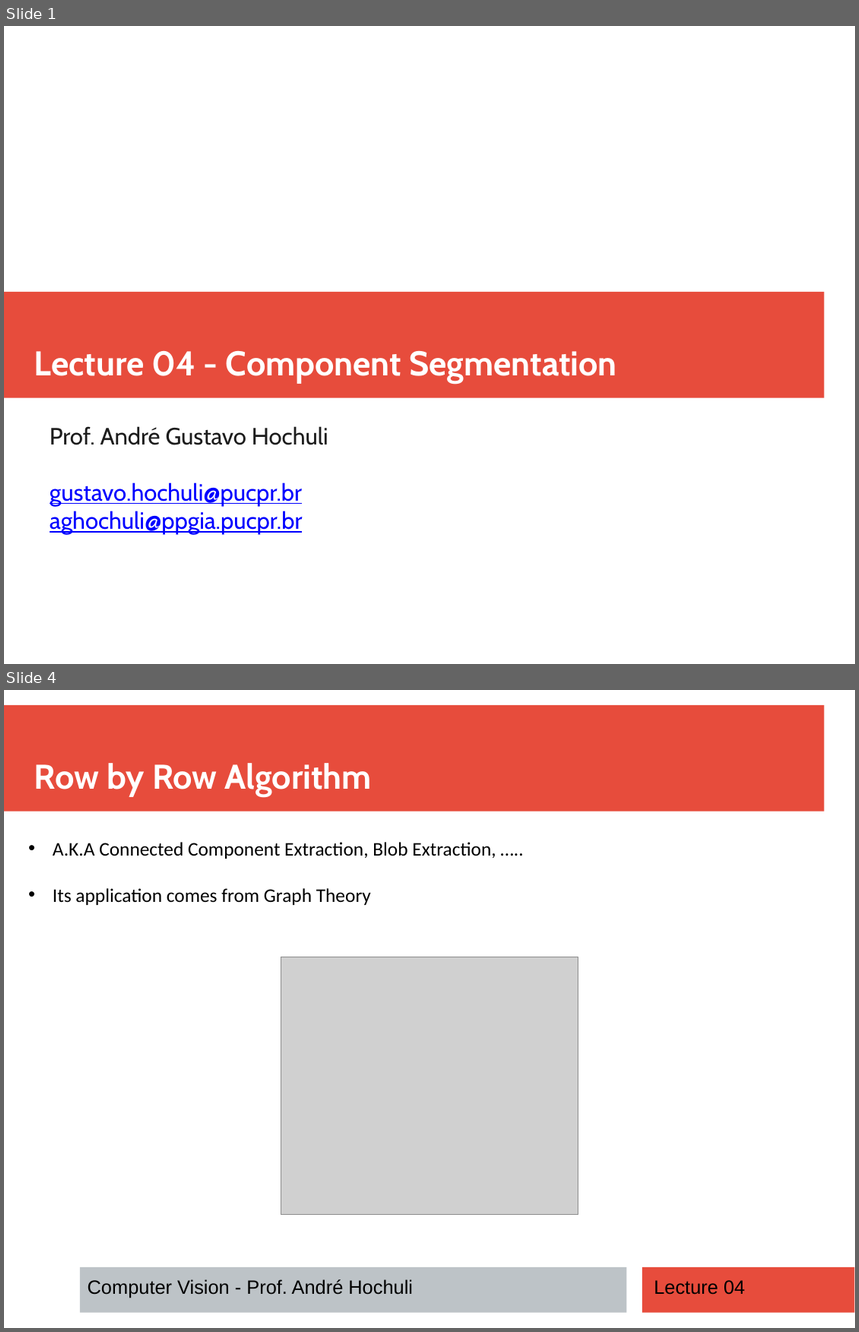
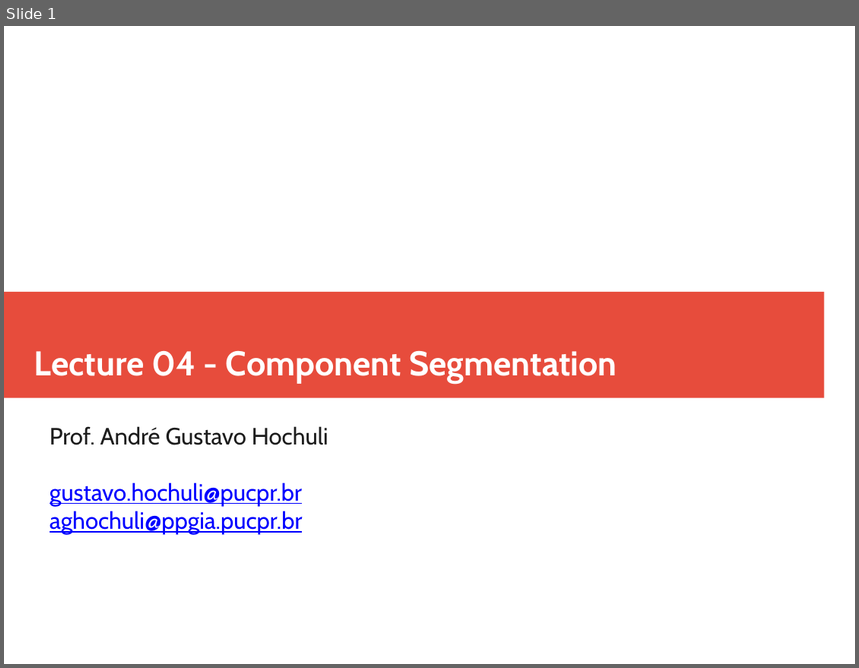
Before and after one commit to andrehochuli/teaching, a slide deck: ComputerVision/Lecture 04 - Finding Components/Lecture 04 - Component Segmentation.pptx. Shown one above the other, each under a label of ours: slides 1 and 4 before the commit, slide 1 after it; the slides between them are not shown. The pictures are 859x1332 and 859x668 pixels, drawn with LibreOffice and Linux fonts; fonts in the diff are those of the drawing; grey boxes stand for pictures. Boxes give left, top, right and bottom in pixels: in the first picture for what was removed or moved away, otherwise in the second. Text is boxed around its words. In the diff, an @@ line names an element or a change of style, - is before the commit and + after.

```diff
--- a/ComputerVision/Lecture 04 - Finding Components/Lecture 04 - Component Segmentation.pptx
+++ b/ComputerVision/Lecture 04 - Finding Components/Lecture 04 - Component Segmentation.pptx
@@ slide 4 removed at (x1=4, y1=690, x2=855, y2=1328), background #FFFFFF @@
@@ rectangle removed at (x1=4, y1=705, x2=825, y2=812) @@
@@ text removed at (x1=34, y1=763, x2=372, y2=797) @@
-Row by Row Algorithm
@@ text removed at (x1=53, y1=842, x2=496, y2=905) @@
-• A.K.A Connected Component Extraction, Blob Extraction, …..
-• Its application comes from Graph Theory
@@ picture removed at (x1=281, y1=958, x2=579, y2=1215) @@
@@ rectangle removed at (x1=80, y1=1268, x2=626, y2=1313) @@
@@ text removed at (x1=88, y1=1280, x2=413, y2=1299) @@
-Computer Vision - Prof. André Hochuli
@@ rectangle removed at (x1=643, y1=1268, x2=855, y2=1313) @@
@@ text removed at (x1=654, y1=1281, x2=745, y2=1295) @@
-Lecture 04
```
Also in this commit, not shown: 2 slides changed, 15 slides added, 12 other files.
